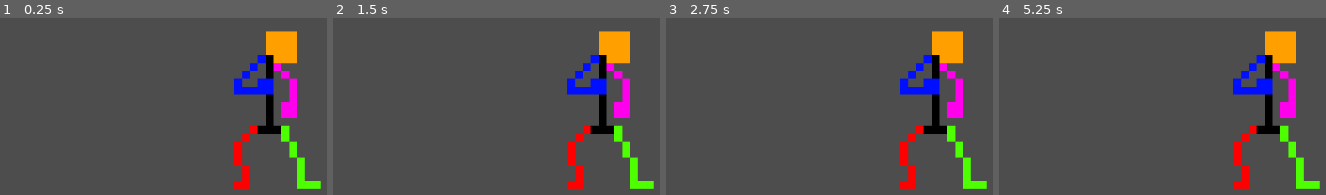
Above: before the commit, frames 1-4 (left to right).
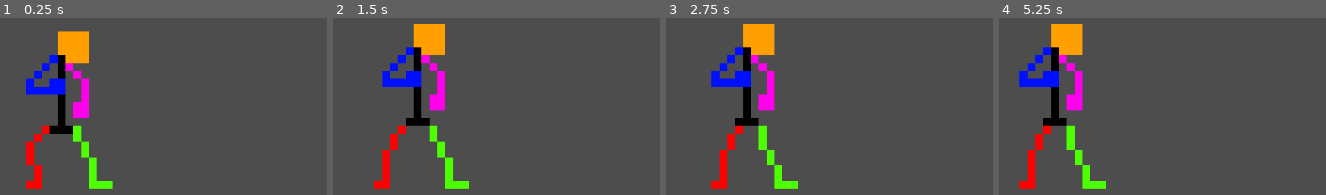
Above: after the commit, the same moments.

Repository: 123qq1/rollback_test
Game: Godot game, scene res://scenes/arena.tscn
Two runs of this game, one before a commit and one after it. Both use one fixed random seed, a clock stepped at 60 frames per second and the inputs below. This scene is started directly instead of the project's main scene.
Inputs:
- Up to frame 1 (0.25 s): no input
- Up to frame 2 (1.5 s): tap Enter at 0.5 s; hold Right (move_right) 0.53-1.28 s; hold Left (move_left) from 1.28 s (still down)
- Up to frame 3 (2.75 s): release Left (move_left) at 2.03 s; hold Right (move_right) from 2.03 s (still down)
- Up to frame 4 (5.25 s): release Right (move_right) at 3.53 s; hold Left (move_left) from 3.53 s (still down)

The runs differ from the first frame. In frame 1, 14% of the frame differs, in the area x 7-99%, y 7-97%; in frame 2, 14%; in frame 3, 14%; in frame 4, 14%, in the area x 6-99%, y 3-97%.
Error before the commit: Parse Error: Expected indented block after function declaration. (res://scripts/player/character_manager.gd:7)

Commit message:
PLayer movement

Diff:
--- a/web_socket_game_client/scenes/arena.tscn
+++ b/web_socket_game_client/scenes/arena.tscn
@@ -1,7 +1,8 @@
-[gd_scene load_steps=4 format=3 uid="uid://cicxpfxl2hc3p"]
+[gd_scene load_steps=5 format=3 uid="uid://cicxpfxl2hc3p"]
 
 [ext_resource type="Script" path="res://scripts/player/character_manager.gd" id="1_1gvmd"]
 [ext_resource type="SpriteFrames" uid="uid://bymgv88mw7eft" path="res://scripts/player/sprites/character_anim_v1.tres" id="2_ywy7x"]
+[ext_resource type="Script" path="res://scripts/player_controller.gd" id="3_nndfc"]
 
 [sub_resource type="RectangleShape2D" id="RectangleShape2D_1t2r0"]
 size = Vector2(124, 239.5)
@@ -11,7 +12,9 @@
 [node name="Camera2D" type="Camera2D" parent="."]
 
 [node name="CharacterBody2D" type="CharacterBody2D" parent="."]
+position = Vector2(-300, 0)
 script = ExtResource("1_1gvmd")
+mov_speed = Vector2(40, 0)
 
 [node name="CollisionShape2D" type="CollisionShape2D" parent="CharacterBody2D"]
 position = Vector2(5, 16.75)
@@ -22,4 +25,14 @@
 scale = Vector2(11.369, 11.369)
 sprite_frames = ExtResource("2_ywy7x")
 animation = &"Idle"
-frame_progress = 0.943014
+autoplay = "Idle"
+
+[node name="PlayerController" type="Node2D" parent="."]
+script = ExtResource("3_nndfc")
+
+[node name="Walls" type="Node2D" parent="."]
+
+[node name="Sprite2D" type="Sprite2D" parent="Walls"]
+
+[connection signal="move" from="PlayerController" to="CharacterBody2D" method="move"]
+[connection signal="stop" from="PlayerController" to="CharacterBody2D" method="stop_moving"]
--- a/web_socket_game_client/scripts/player/character_manager.gd
+++ b/web_socket_game_client/scripts/player/character_manager.gd
@@ -2,6 +2,37 @@
 
 enum states {IDLE,MOVING,BLOCKING,BLOCK_STUN,HIT_STUN,ATTACKING}
 
-var state
+@export var mov_speed : Vector2
+var cur_state
+var dir
+var animator
 
-func _input(event):
+func _ready():
+	animator = get_node("AnimatedSprite2D")
+
+func _process(delta):
+	match cur_state:
+		states.IDLE:
+			if animator.animation != "Idle":
+				animator.play("Idle")
+		states.MOVING:
+			if animator.animation != "MoveRight":
+				animator.play("MoveRight")
+			if position.x < 500 && dir > 0:
+				position += dir * mov_speed * delta
+			elif position.x > -500 && dir < 0:
+				position += dir * mov_speed * delta
+			else:
+				cur_state = states.IDLE
+
+func move(_dir):
+	dir = _dir
+	cur_state = states.MOVING
+
+
+func stop_moving():
+	dir = 0
+	cur_state = states.IDLE
+
+func attack():
+	cur_state = states.ATTACKING
--- a/web_socket_game_client/scripts/player/sprites/character_anim_v1.tres
+++ b/web_socket_game_client/scripts/player/sprites/character_anim_v1.tres
@@ -1,6 +1,7 @@
-[gd_resource type="SpriteFrames" load_steps=14 format=3 uid="uid://bymgv88mw7eft"]
+[gd_resource type="SpriteFrames" load_steps=25 format=3 uid="uid://bymgv88mw7eft"]
 
 [ext_resource type="Texture2D" uid="uid://bqvfrrraowqfx" path="res://scripts/player/sprites/character_idle_v1.png" id="1_68d0l"]
+[ext_resource type="Texture2D" uid="uid://c7uteswnexo7v" path="res://scripts/player/sprites/character_move_right_v1.png" id="2_usxad"]
 
 [sub_resource type="AtlasTexture" id="AtlasTexture_ngm56"]
 atlas = ExtResource("1_68d0l")
@@ -50,6 +51,46 @@
 atlas = ExtResource("1_68d0l")
 region = Rect2(264, 0, 24, 24)
 
+[sub_resource type="AtlasTexture" id="AtlasTexture_gpi5a"]
+atlas = ExtResource("2_usxad")
+region = Rect2(0, 0, 24, 24)
+
+[sub_resource type="AtlasTexture" id="AtlasTexture_prr3g"]
+atlas = ExtResource("2_usxad")
+region = Rect2(24, 0, 24, 24)
+
+[sub_resource type="AtlasTexture" id="AtlasTexture_n5ht2"]
+atlas = ExtResource("2_usxad")
+region = Rect2(48, 0, 24, 24)
+
+[sub_resource type="AtlasTexture" id="AtlasTexture_x41d1"]
+atlas = ExtResource("2_usxad")
+region = Rect2(72, 0, 24, 24)
+
+[sub_resource type="AtlasTexture" id="AtlasTexture_1a40l"]
+atlas = ExtResource("2_usxad")
+region = Rect2(96, 0, 24, 24)
+
+[sub_resource type="AtlasTexture" id="AtlasTexture_r4gjg"]
+atlas = ExtResource("2_usxad")
+region = Rect2(120, 0, 24, 24)
+
+[sub_resource type="AtlasTexture" id="AtlasTexture_w22vd"]
+atlas = ExtResource("2_usxad")
+region = Rect2(144, 0, 24, 24)
+
+[sub_resource type="AtlasTexture" id="AtlasTexture_0nh6k"]
+atlas = ExtResource("2_usxad")
+region = Rect2(168, 0, 24, 24)
+
+[sub_resource type="AtlasTexture" id="AtlasTexture_pfkgf"]
+atlas = ExtResource("2_usxad")
+region = Rect2(192, 0, 24, 24)
+
+[sub_resource type="AtlasTexture" id="AtlasTexture_d0unv"]
+atlas = ExtResource("2_usxad")
+region = Rect2(216, 0, 24, 24)
+
 [resource]
 animations = [{
 "frames": [{
@@ -92,4 +133,39 @@
 "loop": true,
 "name": &"Idle",
 "speed": 4.0
+}, {
+"frames": [{
+"duration": 1.0,
+"texture": SubResource("AtlasTexture_gpi5a")
+}, {
+"duration": 1.0,
+"texture": SubResource("AtlasTexture_prr3g")
+}, {
+"duration": 1.0,
+"texture": SubResource("AtlasTexture_n5ht2")
+}, {
+"duration": 1.0,
+"texture": SubResource("AtlasTexture_x41d1")
+}, {
+"duration": 1.0,
+"texture": SubResource("AtlasTexture_1a40l")
+}, {
+"duration": 1.0,
+"texture": SubResource("AtlasTexture_r4gjg")
+}, {
+"duration": 1.0,
+"texture": SubResource("AtlasTexture_w22vd")
+}, {
+"duration": 1.0,
+"texture": SubResource("AtlasTexture_0nh6k")
+}, {
+"duration": 1.0,
+"texture": SubResource("AtlasTexture_pfkgf")
+}, {
+"duration": 1.0,
+"texture": SubResource("AtlasTexture_d0unv")
+}],
+"loop": true,
+"name": &"MoveRight",
+"speed": 4.0
 }]
--- /dev/null
+++ b/web_socket_game_client/scripts/player_controller.gd
@@ -0,0 +1,15 @@
+extends Node2D
+
+signal move(dir)
+signal stop()
+
+
+func _input(event):
+	if event.is_action_pressed("move_left"):
+		move.emit(-1)
+	if event.is_action_pressed("move_right"):
+		move.emit(1)
+	if event.is_action_released("move_right"):
+		stop.emit()
+	if event.is_action_released("move_left"):
+		stop.emit()
Binary file added: web_socket_game_client/scripts/player/sprites/character_move_right_v1.png
Not shown, added: web_socket_game_client/scripts/player/sprites/character_move_right_v1.png.import
Not shown, changed: web_socket_game_client/scripts/player/sprites/character_sprite_v1.xcf
